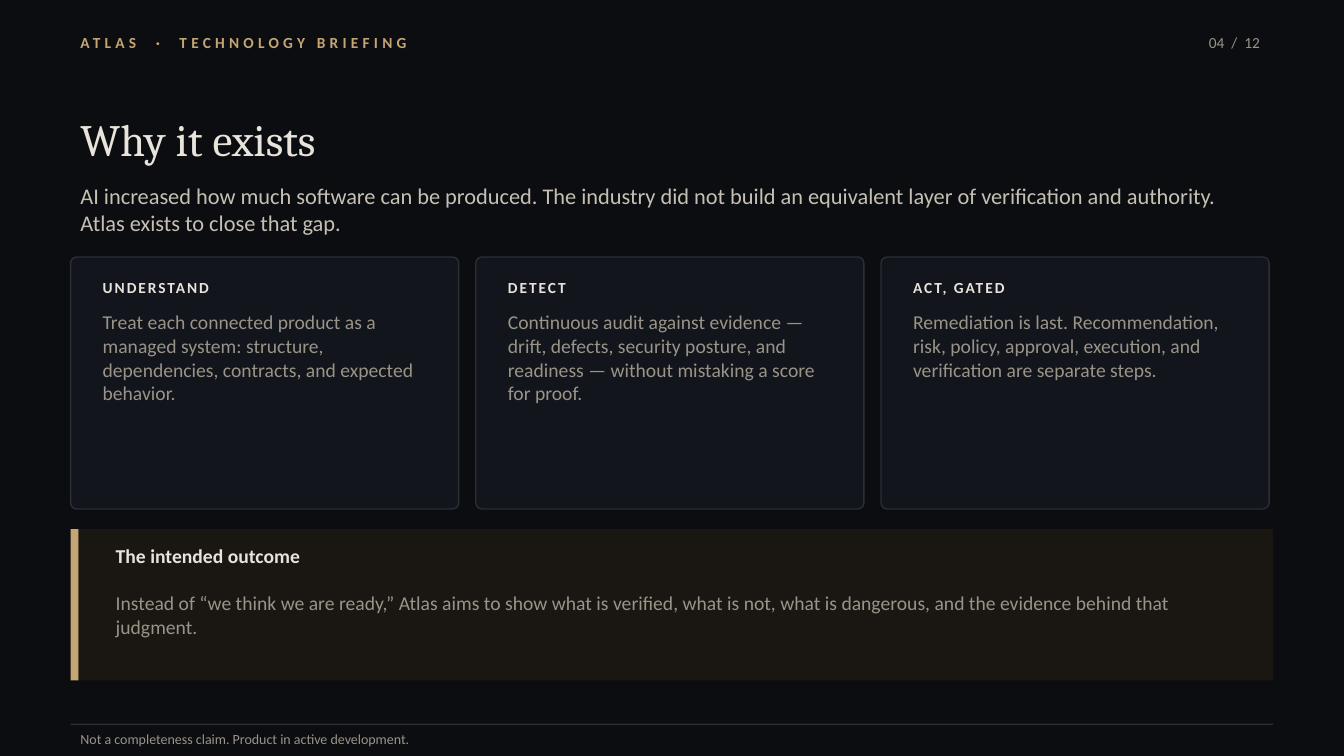
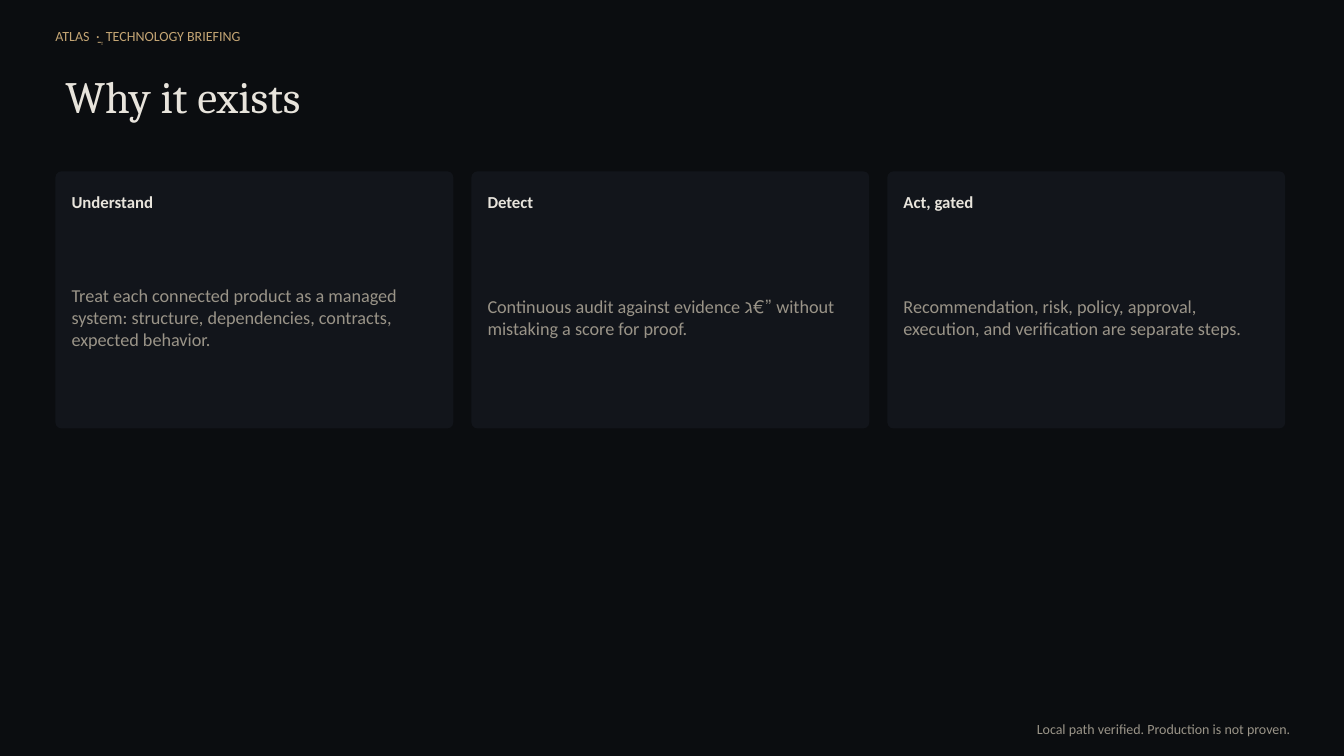
Before and after one commit to relaya17/taqonu, a slide deck: slide 4 of docs/Atlas-Technology-Briefing.pptx. Drawn at 1344x756 pixels with LibreOffice and Linux fonts; fonts in the diff are those of the drawing. Boxes give left, top, right and bottom in pixels: in the first picture for what was removed or moved away, otherwise in the second. Text is boxed around its words. In the diff, an @@ line names an element or a change of style, - is before the commit and + after.

```diff
--- a/docs/Atlas-Technology-Briefing.pptx
+++ b/docs/Atlas-Technology-Briefing.pptx
@@ text at (55, 32, 240, 41): text changed; size 11 to 10 pt; bold off @@
-ATLAS · TECHNOLOGY BRIEFING
+ATLAS ֲ· TECHNOLOGY BRIEFING
@@ text removed at (1209, 38, 1260, 48) @@
-04 / 12
@@ text "Why it exists": place and size @@
-text "Why it exists" at (80, 125, 316, 166)
+text "Why it exists" at (65, 82, 300, 123)
@@ rounded rectangle added at (55, 171, 454, 429), fill #12151B @@
@@ rounded rectangle: place and size @@
-rounded rectangle at (71, 257, 459, 509)
+rounded rectangle at (472, 171, 870, 429)
@@ rounded rectangle at (472, 171, 870, 429): outline #2A2E35 1 pt to none @@
@@ rounded rectangle at (887, 171, 1286, 429): outline #2A2E35 1 pt to none @@
@@ rounded rectangle: place and size @@
-rounded rectangle at (476, 257, 864, 509)
+rounded rectangle at (887, 171, 1286, 429)
@@ text at (72, 196, 154, 208): text changed; size 11 to 12 pt @@
-UNDERSTAND
+Understand
@@ text removed at (80, 188, 1215, 235) @@
-AI increased how much software can be produced. The industry did not build an equivalent layer of verification and authority. Atlas exists to close that gap.
@@ text at (488, 197, 534, 208): text changed; size 11 to 12 pt @@
-DETECT
+Detect
@@ text at (903, 196, 974, 211): text changed; size 11 to 12 pt @@
-ACT, GATED
+Act, gated
@@ vertical alignment top to middle in 3 elements at (72, 289, 396, 349), (903, 300, 1241, 338), (488, 300, 834, 338) @@
@@ rounded rectangle removed at (881, 257, 1269, 509) @@
@@ text at (72, 289, 396, 349): text changed; size 14 to 13 pt @@
-Treat each connected product as a managed system: structure, dependencies, contracts, and expected behavior.
+Treat each connected product as a managed system: structure, dependencies, contracts, expected behavior.
@@ text at (488, 300, 834, 338): text changed; size 14 to 13 pt @@
-Continuous audit against evidence — drift, defects, security posture, and readiness — without mistaking a score for proof.
+Continuous audit against evidence ג€” without mistaking a score for proof.
@@ text at (903, 300, 1241, 338): text changed; size 14 to 13 pt @@
-Remediation is last. Recommendation, risk, policy, approval, execution, and verification are separate steps.
+Recommendation, risk, policy, approval, execution, and verification are separate steps.
@@ rectangle removed at (71, 529, 79, 681) @@
@@ rectangle removed at (79, 529, 1273, 681) @@
@@ text removed at (116, 549, 300, 563) @@
-The intended outcome
@@ text removed at (116, 596, 1169, 638) @@
-Instead of “we think we are ready,” Atlas aims to show what is verified, what is not, what is dangerous, and the evidence behind that judgment.
@@ rectangle removed at (71, 724, 1273, 725) @@
@@ text removed at (80, 734, 410, 746) @@
-Not a completeness claim. Product in active development.
@@ text added at (1037, 724, 1290, 736), 10 pt, text #9A9488 @@
+Local path verified. Production is not proven.
```
Also in this commit, not shown: 5 other slides changed, 7 slides added, 6 slides removed, 59 other files.
